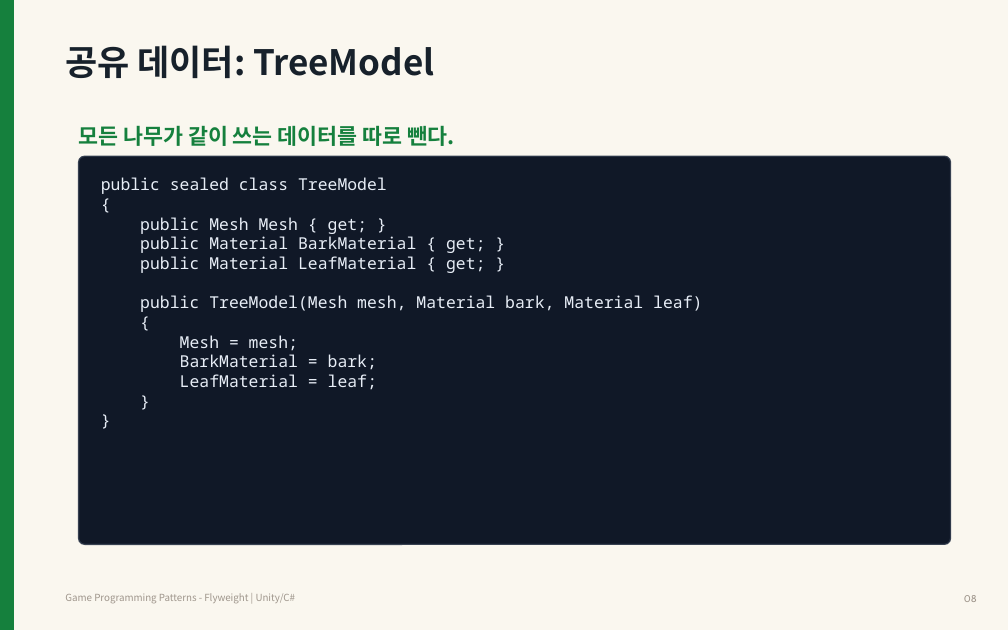
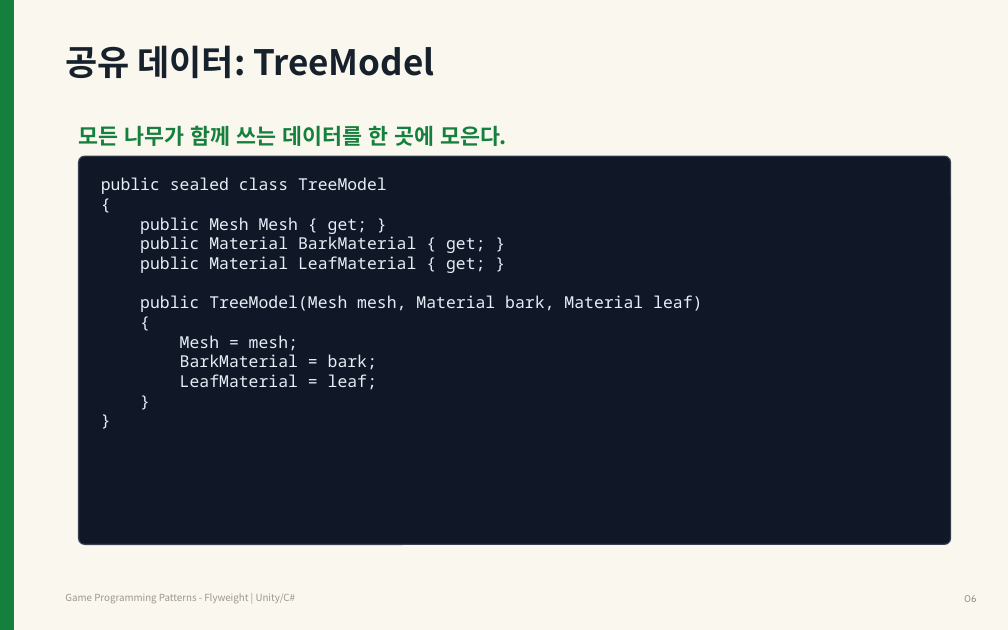
Before and after one commit to Meerkat-GMD/unity-programming-pattern, a slide deck: slide 6 of 03차시_Flyweight/강의자료/유니티 프로그래밍 패턴 3차시 - Flyweight.pptx (slide 8 before the commit). Drawn at 1008x630 pixels with LibreOffice and Linux fonts; fonts in the diff are those of the drawing. Boxes give left, top, right and bottom in pixels: in the first picture for what was removed or moved away, otherwise in the second. Text is boxed around its words. In the diff, an @@ line names an element or a change of style, - is before the commit and + after.

```diff
--- a/03차시_Flyweight/강의자료/유니티 프로그래밍 패턴 3차시 - Flyweight.pptx
+++ b/03차시_Flyweight/강의자료/유니티 프로그래밍 패턴 3차시 - Flyweight.pptx
@@ text at [79, 125, 507, 146]: text changed @@
-모든 나무가 같이 쓰는 데이터를 따로 뺀다.
+모든 나무가 함께 쓰는 데이터를 한 곳에 모은다.
```
Also in this commit, not shown: 32 other slides changed, 2 slides removed.
